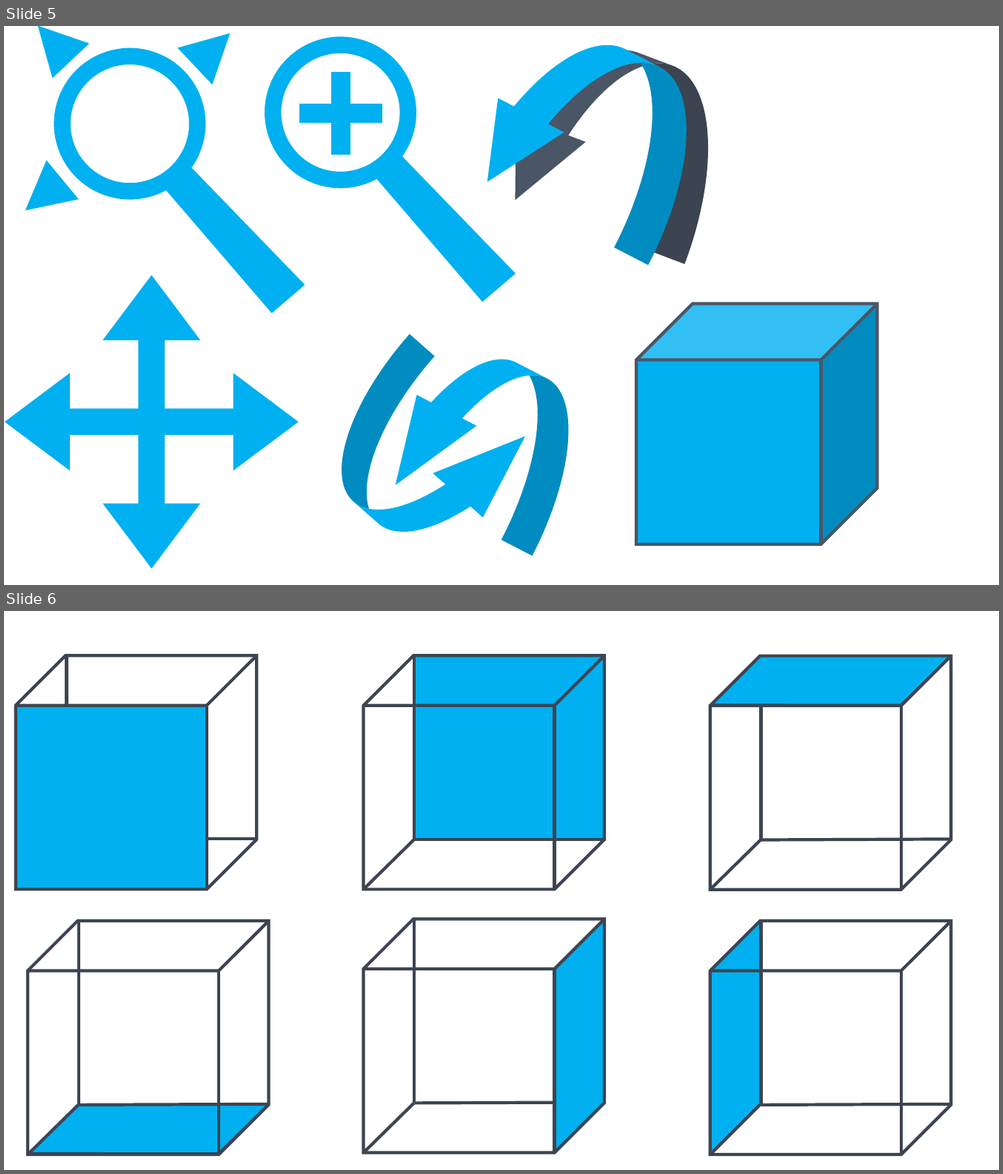
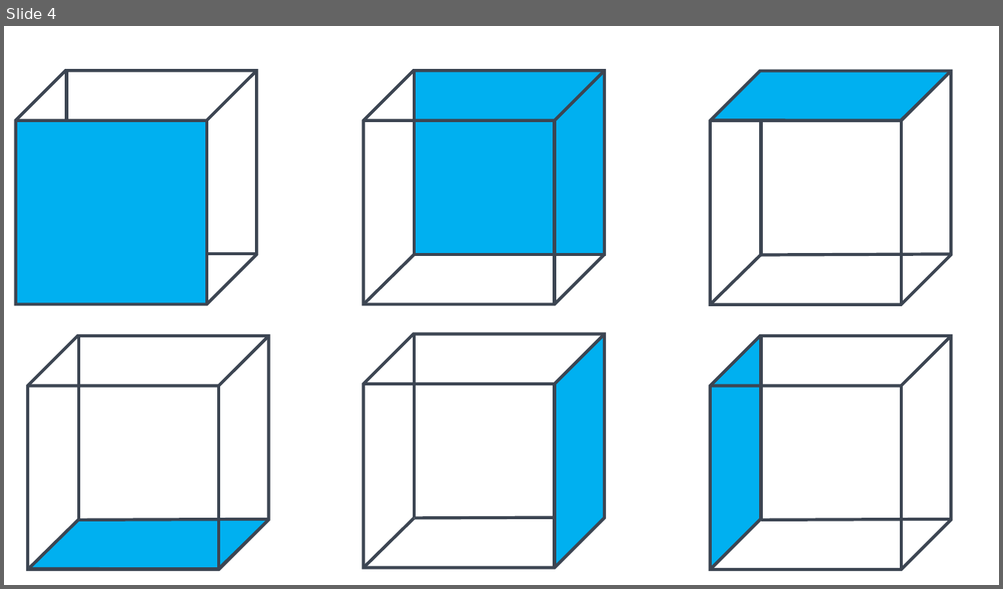
Before and after one commit to COFFASoft/Coffa-Viewer, a slide deck: Light_theme.pptx. Shown one above the other, each under a label of ours: slides 5 and 6 before the commit, slide 4 after it. The pictures are 1003x1174 and 1003x589 pixels, drawn with LibreOffice and Linux fonts; fonts in the diff are those of the drawing. Boxes give left, top, right and bottom in pixels: in the first picture for what was removed or moved away, otherwise in the second. Text is boxed around its words. In the diff, an @@ line names an element or a change of style, - is before the commit and + after.

```diff
--- a/Light_theme.pptx
+++ b/Light_theme.pptx
@@ slide 5 removed at (4, 26, 999, 585), background #FFFFFF @@
@@ ellipse removed at (273, 44, 407, 180) @@
@@ curved down arrow removed at (455, 26, 732, 265) @@
@@ curved down arrow removed at (481, 26, 749, 264) @@
@@ group removed at (14, 26, 294, 304): 3 triangles, 1 freeform shape, 1 ellipse @@
@@ plus removed at (301, 74, 380, 153) @@
@@ freeform shape removed at (377, 156, 505, 292) @@
@@ quad arrow removed at (5, 275, 299, 569) @@
@@ cube removed at (636, 304, 877, 545) @@
@@ curved down arrow removed at (302, 334, 551, 580) @@
@@ curved down arrow removed at (366, 324, 608, 557) @@
@@ rectangle removed at (637, 362, 822, 543) @@
@@ what was slide 6 is now slide 4 @@
```
Also in this commit, not shown: 3 slides added, 6 other slides removed, 21 other files.
